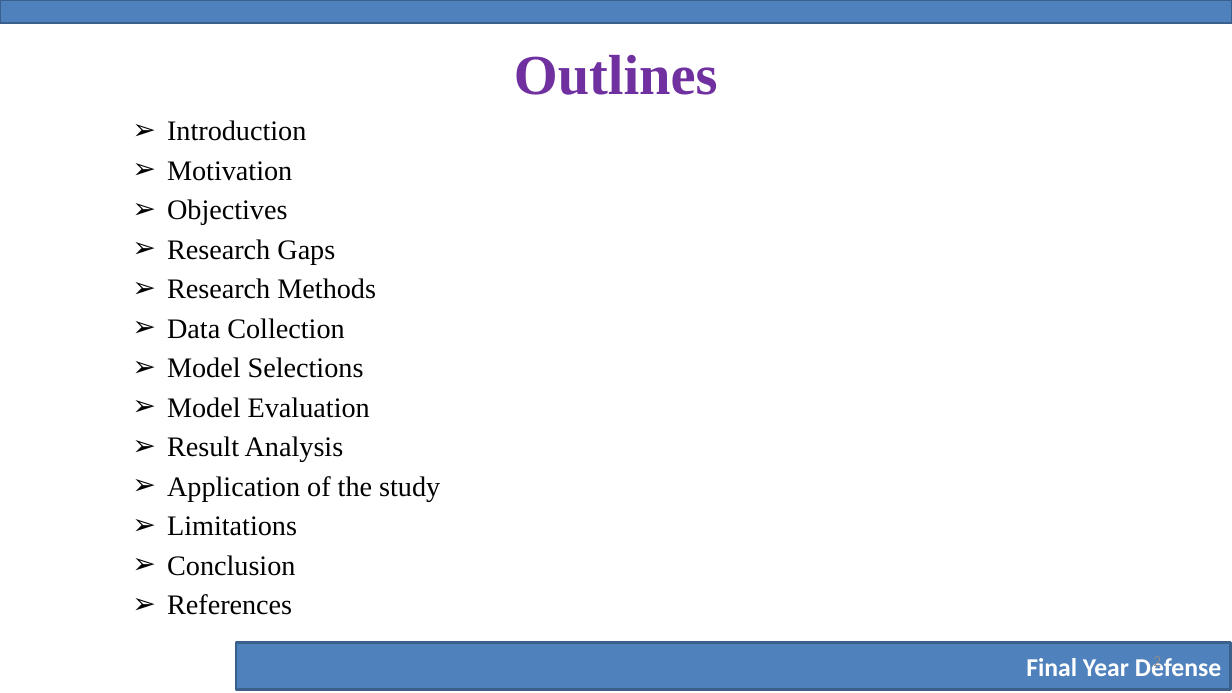
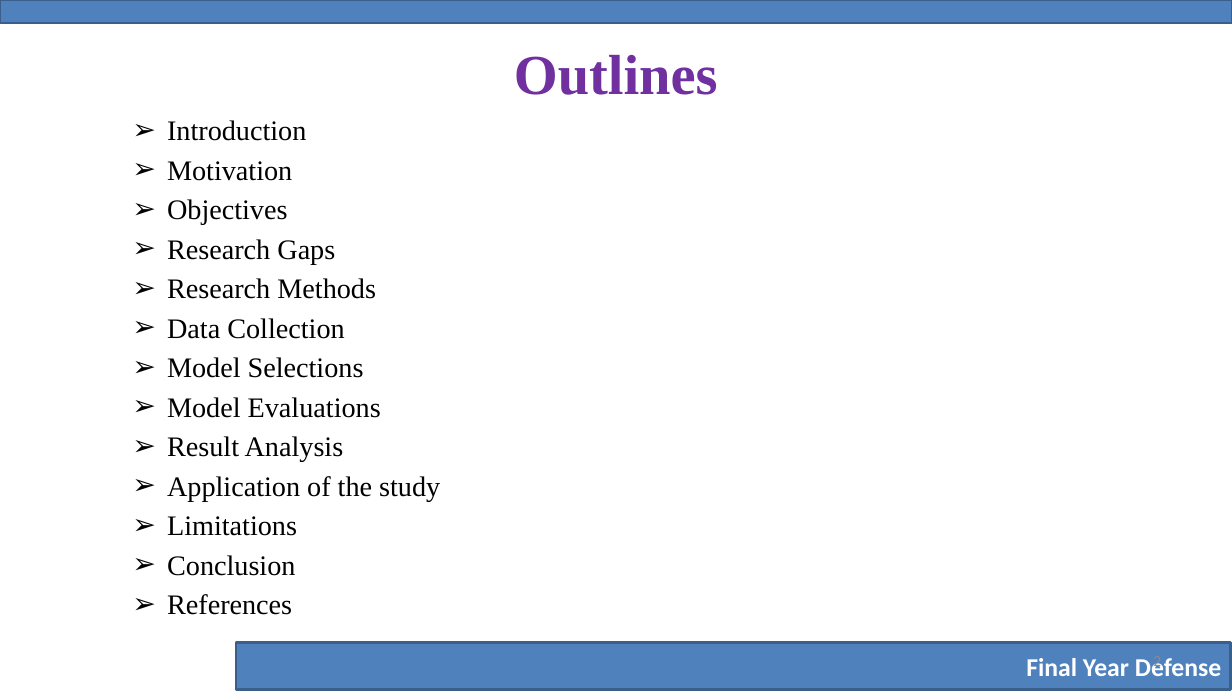
Before and after one commit to cryptic91/ppt, a slide deck: slide 2 of FL23D105 Defense Presentation.pptx. Drawn at 1232x693 pixels with LibreOffice and Linux fonts; fonts in the diff are those of the drawing; background and template pictures are left out. Boxes give left, top, right and bottom in pixels: in the first picture for what was removed or moved away, otherwise in the second. Text is boxed around its words. In the diff, an @@ line names an element or a change of style, - is before the commit and + after.

```diff
--- a/FL23D105 Defense Presentation.pptx
+++ b/FL23D105 Defense Presentation.pptx
@@ text at bbox=[167, 397, 381, 418]: text changed @@
-➢ Model Evaluation
+➢ Model Evaluations
```
Also in this commit, not shown: 3 other slides changed.
